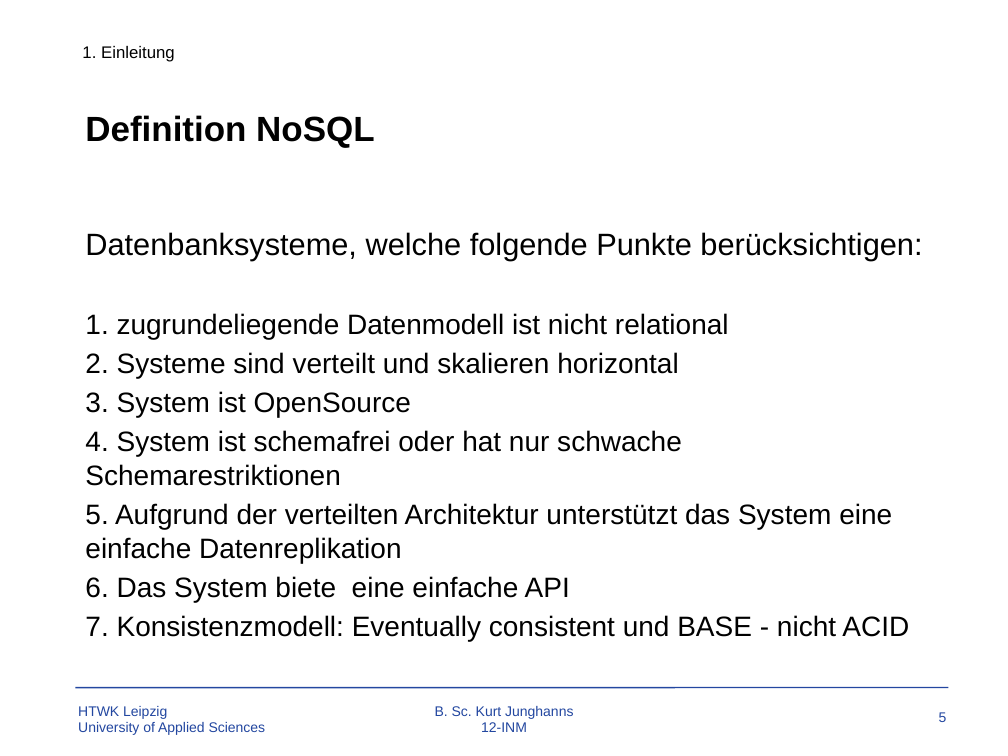
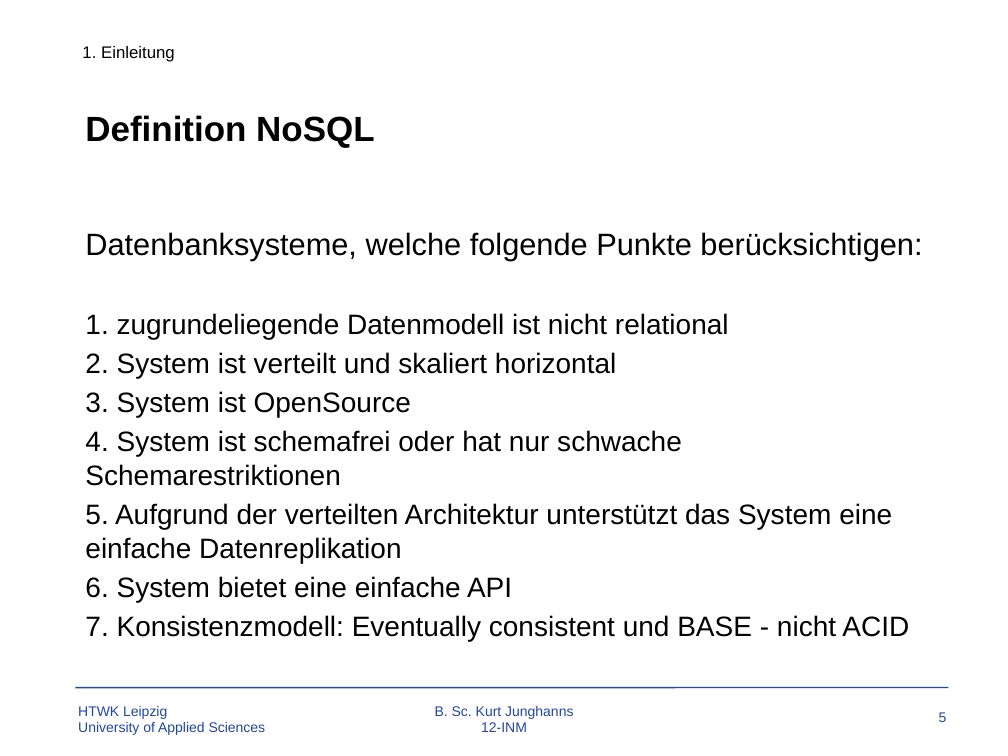
Before and after one commit to TBoonX/OS-Datenbanken, a slide deck: slide 5 of Praesentation.pptx. Drawn at 1008x756 pixels with LibreOffice and Linux fonts; fonts in the diff are those of the drawing; background and template pictures are left out. Boxes give left, top, right and bottom in pixels: in the first picture for what was removed or moved away, otherwise in the second. Text is boxed around its words. In the diff, an @@ line names an element or a change of style, - is before the commit and + after.

```diff
--- a/Praesentation.pptx
+++ b/Praesentation.pptx
@@ text at (85,352,616,378): text changed @@
-2. Systeme sind verteilt und skalieren horizontal
+2. System ist verteilt und skaliert horizontal
@@ text at (85,576,512,602): text changed @@
-6. Das System biete eine einfache API
+6. System bietet eine einfache API
```
Also in this commit, not shown: 6 other slides changed, 1 slide added, 1 other file.
